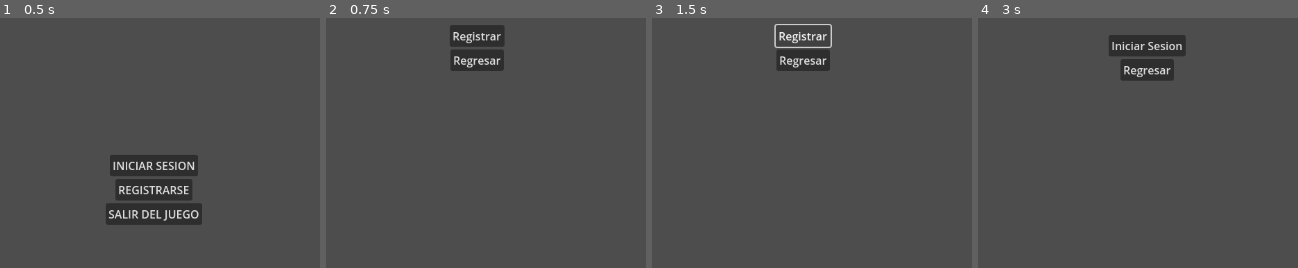
Above: before the commit, frames 1-4 (left to right).
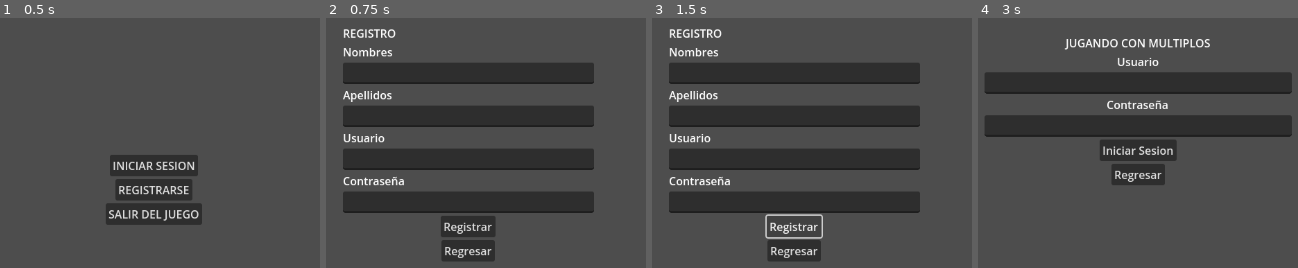
Above: after the commit, the same moments.

Repository: branndon44/JUGANDO_CON_MULTIPLOS
Game: Godot game, scene res://Escenas/menu.tscn
Two runs of this game, one before a commit and one after it. Both use one fixed random seed, a clock stepped at 60 frames per second and the inputs below.
Inputs:
- Up to frame 1 (0.5 s): no input
- Up to frame 2 (0.75 s): click "REGISTRARSE" at 0.5 s
- Up to frame 3 (1.5 s): click "Registrar" at 1.25 s
- Up to frame 4 (3 s): click "Regresar" at 2 s; click "INICIAR SESION" at 2.75 s

Frame 1 is identical in both runs. In frame 2, 32% of the frame differs, in the area x 5-84%, y 2-98%; in frame 3, 31%; in frame 4, 23%.

Commit message:
actualizacion jugando

Diff:
--- a/Escenas/Inicio.tscn
+++ b/Escenas/Inicio.tscn
@@ -27,12 +27,34 @@
 anchor_top = 0.5
 anchor_right = 0.5
 anchor_bottom = 0.5
-offset_left = -280.0
+offset_left = -208.0
 offset_top = -200.5
-offset_right = 333.0
+offset_right = 235.0
 offset_bottom = 183.5
 grow_horizontal = 2
 grow_vertical = 2
+
+[node name="TituloMultiplos" type="Label" parent="Control/VBoxContainer_Inicio_Sesion"]
+layout_mode = 2
+size_flags_horizontal = 4
+text = "JUGANDO CON MULTIPLOS"
+
+[node name="UsuarioInicio" type="Label" parent="Control/VBoxContainer_Inicio_Sesion"]
+layout_mode = 2
+size_flags_horizontal = 4
+text = "Usuario"
+
+[node name="IngresoUsuario" type="LineEdit" parent="Control/VBoxContainer_Inicio_Sesion"]
+layout_mode = 2
+
+[node name="Contraseña" type="Label" parent="Control/VBoxContainer_Inicio_Sesion"]
+layout_mode = 2
+size_flags_horizontal = 4
+text = "Contraseña
+"
+
+[node name="IngresoContraseña" type="LineEdit" parent="Control/VBoxContainer_Inicio_Sesion"]
+layout_mode = 2
 
 [node name="Ini Sesion" type="Button" parent="Control/VBoxContainer_Inicio_Sesion"]
 layout_mode = 2
--- a/Escenas/Registro.tscn
+++ b/Escenas/Registro.tscn
@@ -20,12 +20,46 @@
 anchor_top = 0.5
 anchor_right = 0.5
 anchor_bottom = 0.5
-offset_left = -363.5
+offset_left = -193.0
 offset_top = -214.5
-offset_right = 363.5
+offset_right = 169.0
 offset_bottom = 214.5
 grow_horizontal = 2
 grow_vertical = 2
+
+[node name="Label" type="Label" parent="Control/VBoxContainer"]
+layout_mode = 2
+text = "REGISTRO"
+
+[node name="TituloNombres" type="Label" parent="Control/VBoxContainer"]
+layout_mode = 2
+text = "Nombres"
+
+[node name="nombres" type="LineEdit" parent="Control/VBoxContainer"]
+layout_mode = 2
+
+[node name="TituloApellidos" type="Label" parent="Control/VBoxContainer"]
+layout_mode = 2
+text = "Apellidos"
+
+[node name="apellidos" type="LineEdit" parent="Control/VBoxContainer"]
+layout_mode = 2
+
+[node name="TituloUsuario" type="Label" parent="Control/VBoxContainer"]
+layout_mode = 2
+text = "Usuario
+"
+
+[node name="Usuario" type="LineEdit" parent="Control/VBoxContainer"]
+layout_mode = 2
+
+[node name="TituloContraseña" type="Label" parent="Control/VBoxContainer"]
+layout_mode = 2
+text = "Contraseña
+"
+
+[node name="contraseña" type="LineEdit" parent="Control/VBoxContainer"]
+layout_mode = 2
 
 [node name="Registar" type="Button" parent="Control/VBoxContainer"]
 layout_mode = 2
--- a/project.godot
+++ b/project.godot
@@ -12,7 +12,7 @@
 
 config/name="Jugando con Multiplos"
 run/main_scene="res://Escenas/menu.tscn"
-config/features=PackedStringArray("4.0", "GL Compatibility")
+config/features=PackedStringArray("4.1", "GL Compatibility")
 config/icon="res://icon.svg"
 
 [rendering]
